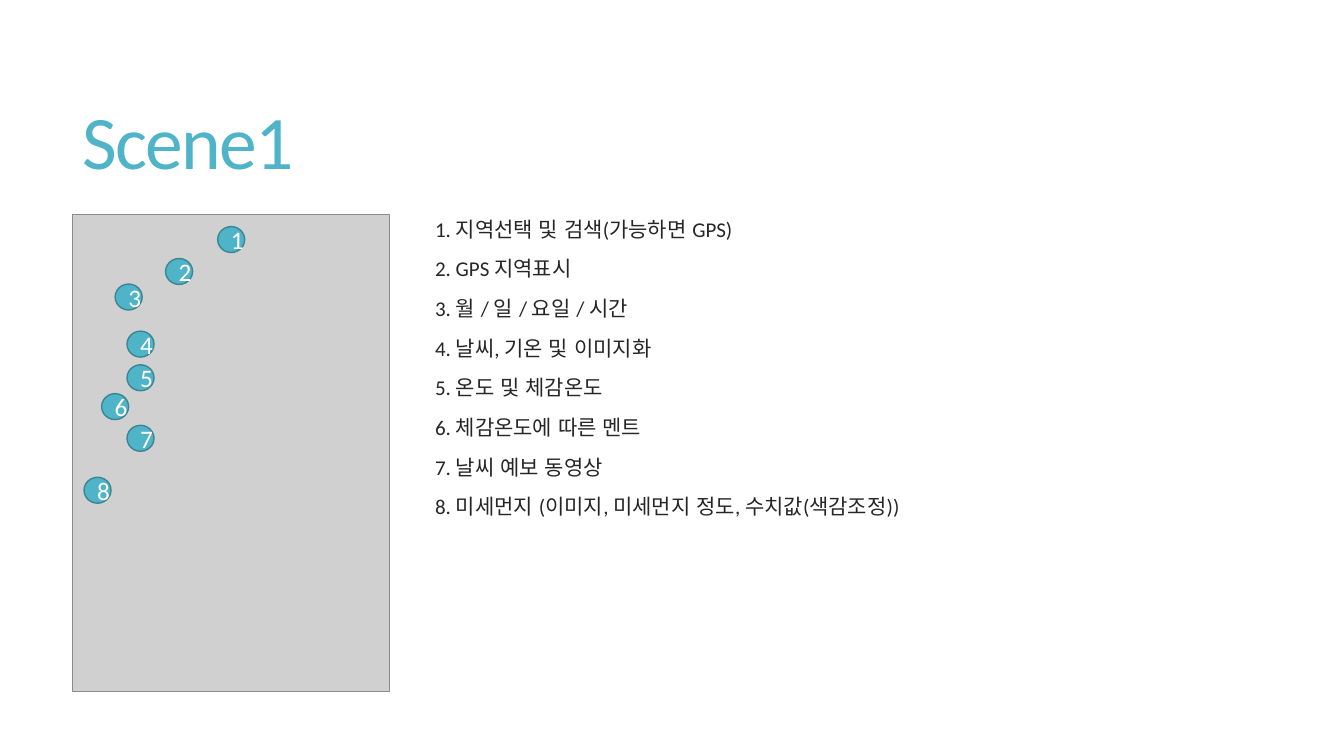
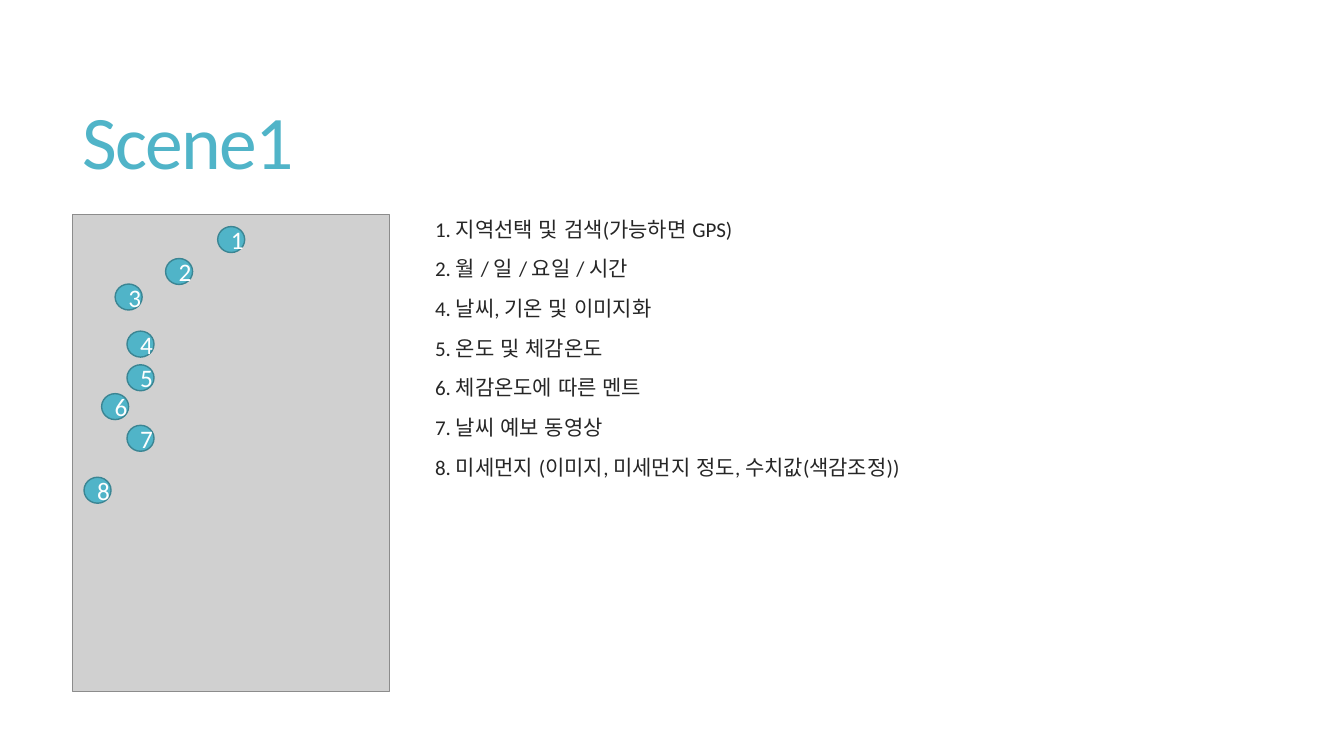
Before and after one commit to 1TAEK/ScriptLanguage-TermProject, a slide deck: slide 4 of 기획/기획개발스언어UI.pptx. Drawn at 1344x756 pixels with LibreOffice and Linux fonts; fonts in the diff are those of the drawing; grey boxes stand for pictures. Boxes give left, top, right and bottom in pixels: in the first picture for what was removed or moved away, otherwise in the second. Text is boxed around its words. In the diff, an @@ line names an element or a change of style, - is before the commit and + after.

```diff
--- a/기획/기획개발스언어UI.pptx
+++ b/기획/기획개발스언어UI.pptx
@@ text at (x1=435, y1=258, x2=628, y2=278): text changed @@
-  2. GPS 지역표시
-  3. 월 / 일 / 요일 / 시간
+  2. 월 / 일 / 요일 / 시간
```
Also in this commit, not shown: 1 slide removed, 3 other files.
